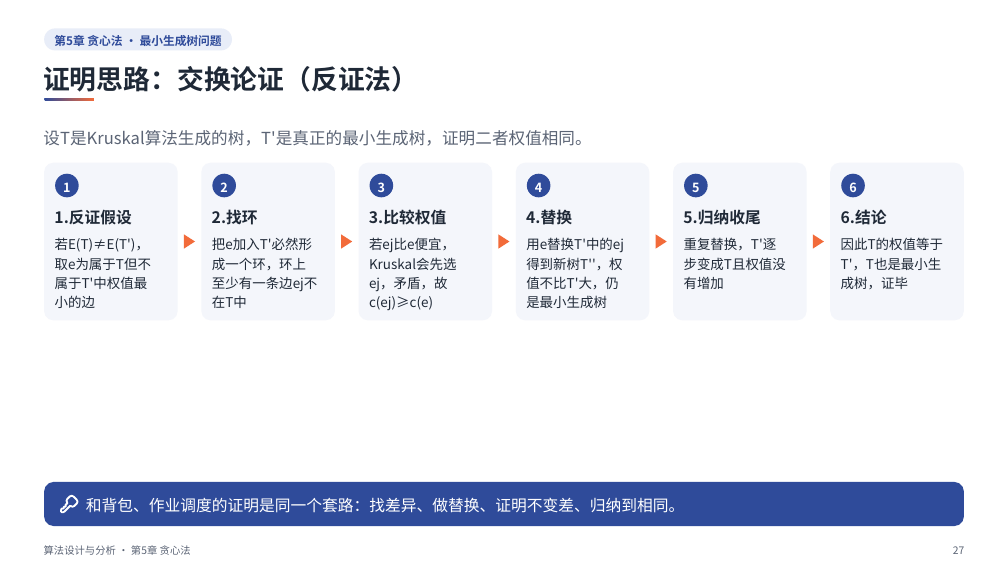
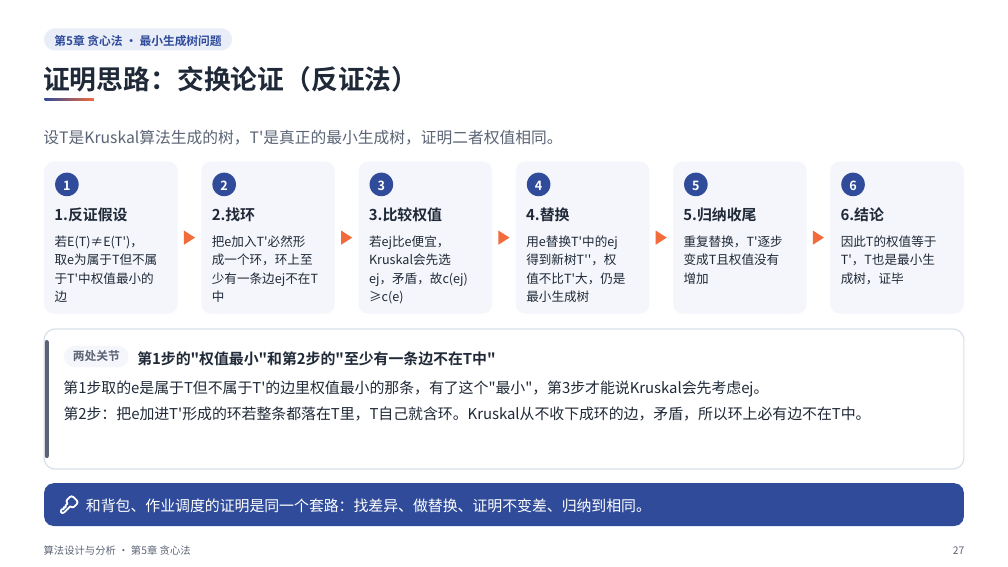
Before and after one commit to sweetcornna/JLU-remake, a slide deck: slide 27 of 大二下/算法设计与分析/重制版PPT/第5章 贪心法（重制版）.pptx. Drawn at 1008x567 pixels with LibreOffice and Linux fonts; fonts in the diff are those of the drawing. Boxes give left, top, right and bottom in pixels: in the first picture for what was removed or moved away, otherwise in the second. Text is boxed around its words. In the diff, an @@ line names an element or a change of style, - is before the commit and + after.

```diff
--- a/大二下/算法设计与分析/重制版PPT/第5章 贪心法（重制版）.pptx
+++ b/大二下/算法设计与分析/重制版PPT/第5章 贪心法（重制版）.pptx
@@ text "设T是Kruskal算法生成的树，T'是真正的最小生成树，证明二者权值相同。" at (x1=43, y1=130, x2=562, y2=145): size 15.8 to 15 pt @@
@@ rounded rectangle resized from (x1=44, y1=163, x2=178, y2=321) to (x1=44, y1=162, x2=178, y2=314) @@
@@ rounded rectangle resized from (x1=201, y1=163, x2=335, y2=321) to (x1=201, y1=162, x2=335, y2=314) @@
@@ rounded rectangle resized from (x1=358, y1=163, x2=492, y2=321) to (x1=358, y1=162, x2=492, y2=314) @@
@@ rounded rectangle resized from (x1=516, y1=163, x2=650, y2=321) to (x1=516, y1=162, x2=650, y2=314) @@
@@ rounded rectangle resized from (x1=673, y1=163, x2=807, y2=321) to (x1=673, y1=162, x2=807, y2=314) @@
@@ rounded rectangle resized from (x1=830, y1=163, x2=964, y2=321) to (x1=830, y1=162, x2=964, y2=314) @@
@@ text at (x1=55, y1=235, x2=158, y2=302): text changed; size 12.8 to 12 pt @@
-若E(T)≠E(T')，
-取e为属于T但不
-属于T'中权值最
-小的边
+若E(T)≠E(T')，
+取e为属于T但不属
+于T'中权值最小的
+边
@@ text at (x1=212, y1=235, x2=318, y2=302): text changed; size 12.8 to 12 pt @@
-把e加入T'必然形
-成一个环，环上
-至少有一条边ej不
-在T中
+把e加入T'必然形
+成一个环，环上至
+少有一条边ej不在T
+中
@@ text at (x1=369, y1=235, x2=468, y2=304): text changed; size 12.8 to 12 pt @@
-若ej比e便宜，
-Kruskal会先选
-ej，矛盾，故
-c(ej)≥c(e)
+若ej比e便宜，
+Kruskal会先选
+ej，矛盾，故c(ej)
+≥c(e)
@@ text at (x1=526, y1=235, x2=625, y2=302): text changed; size 12.8 to 12 pt @@
-用e替换T'中的ej
-得到新树T''，权
-值不比T'大，仍
-是最小生成树
+用e替换T'中的ej
+得到新树T''，权
+值不比T'大，仍是
+最小生成树
@@ text at (x1=684, y1=235, x2=783, y2=284): text changed; size 12.8 to 12 pt @@
-重复替换，T'逐
-步变成T且权值没
-有增加
+重复替换，T'逐步
+变成T且权值没有
+增加
@@ 5 freeform shapes moved together from (x1=184, y1=234, x2=824, y2=249) to (x1=184, y1=231, x2=824, y2=245) @@
@@ text "因此T的权值等于 T'，T也是最小生 成树，证毕" at (x1=841, y1=235, x2=937, y2=284): size 12.8 to 12 pt; line spacing 18.4pt to 17.4pt @@
@@ group added at (x1=44, y1=329, x2=964, y2=469): 4 texts, 3 rounded rectangles @@
+两处关节
+第1步的"权值最小"和第2步的"至少有一条边不在T中"
+第1步取的e是属于T但不属于T'的边里权值最小的那条，有了这个"最小"，第3步才能说Kruskal会先考虑ej。
+第2步：把e加进T'形成的环若整条都落在T里，T自己就含环。Kruskal从不收下成环的边，矛盾，所以环上必有边不在T中。
@@ rounded rectangle at (x1=44, y1=483, x2=964, y2=526): proportions changed @@
@@ size 15 to 14.2 pt in 7 elements at (x1=841, y1=207, x2=884, y2=222), (x1=212, y1=207, x2=255, y2=222), (x1=526, y1=207, x2=569, y2=222), (x1=54, y1=207, x2=127, y2=222), (x1=369, y1=207, x2=442, y2=222), (x1=683, y1=207, x2=756, y2=222), (x1=86, y1=498, x2=651, y2=513) @@
```
Also in this commit, not shown: 25 other slides changed, 4 other files.
